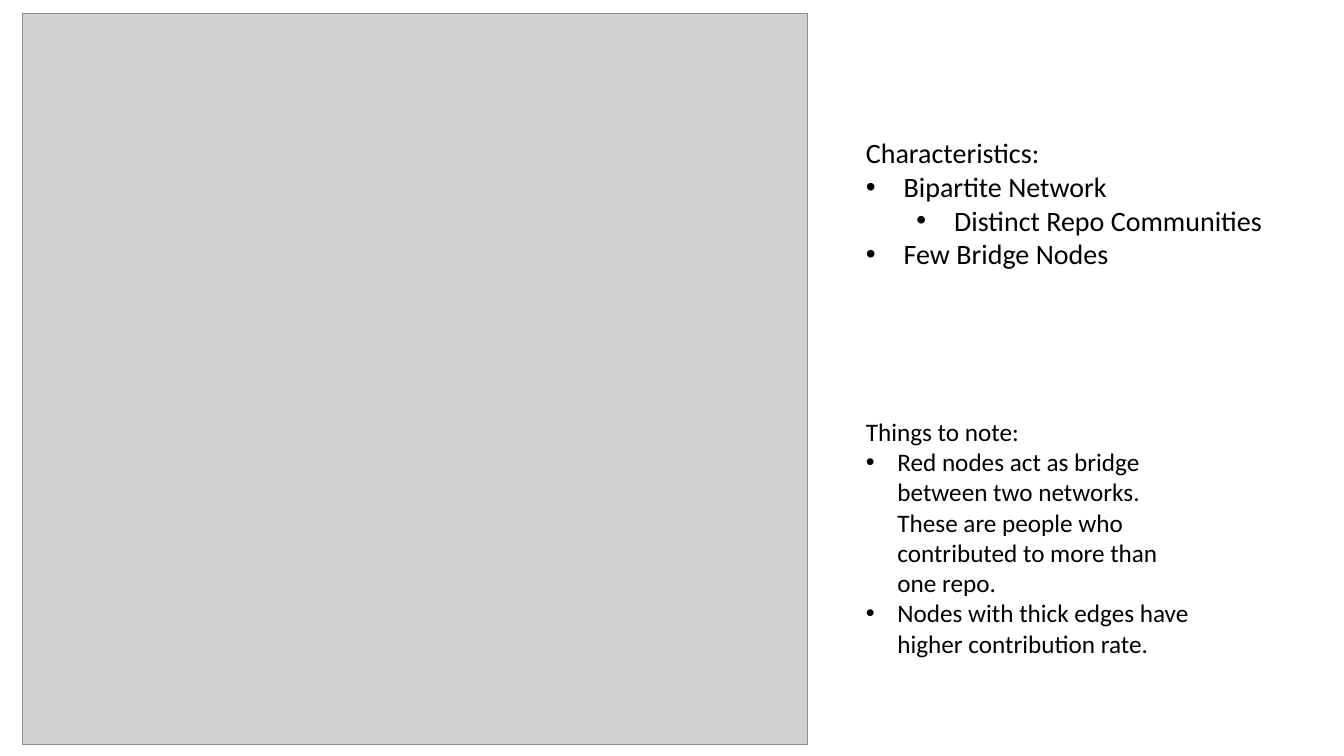
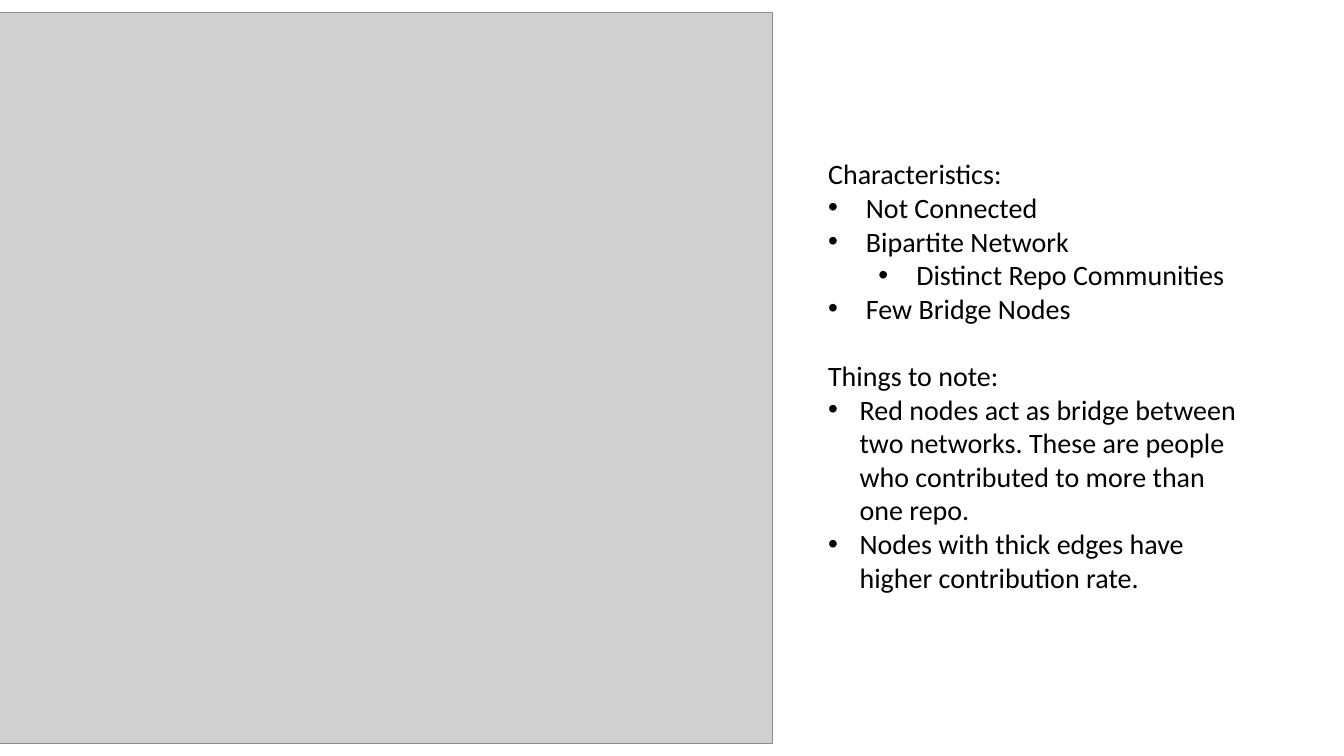
Before and after one commit to tgrrr/data-science-social-network-analysis, a slide deck: slide 5 of packages/server/notebooks/presentation.pptx. Drawn at 1344x756 pixels with LibreOffice and Linux fonts; fonts in the diff are those of the drawing; grey boxes stand for pictures. Boxes give left, top, right and bottom in pixels: in the first picture for what was removed or moved away, otherwise in the second. Text is boxed around its words. In the diff, an @@ line names an element or a change of style, - is before the commit and + after.

```diff
--- a/packages/server/notebooks/presentation.pptx
+++ b/packages/server/notebooks/presentation.pptx
@@ picture: place and size @@
-picture at (22, 13, 808, 745)
+picture at (0, 12, 772, 744)
@@ text removed at (866, 143, 1262, 269) @@
-Characteristics:
-• Bipartite Network
-  • Distinct Repo Communities
-• Few Bridge Nodes
@@ text "Characteristics:": place and size @@
-text "Characteristics:" at (866, 423, 1189, 658)
+text "Characteristics:" at (828, 164, 1235, 593)
@@ text at (828, 164, 1224, 324): paragraphs added @@
+Characteristics:
+• Not Connected
+• Bipartite Network
+  • Distinct Repo Communities
+• Few Bridge Nodes
@@ text at (828, 366, 1235, 593): size 18 to 20 pt in "Things to note:", "Red nodes act as bridge between two ...", "Nodes with thick edges have higher contribution ..." @@
```
Also in this commit, not shown: 2 slides added.
